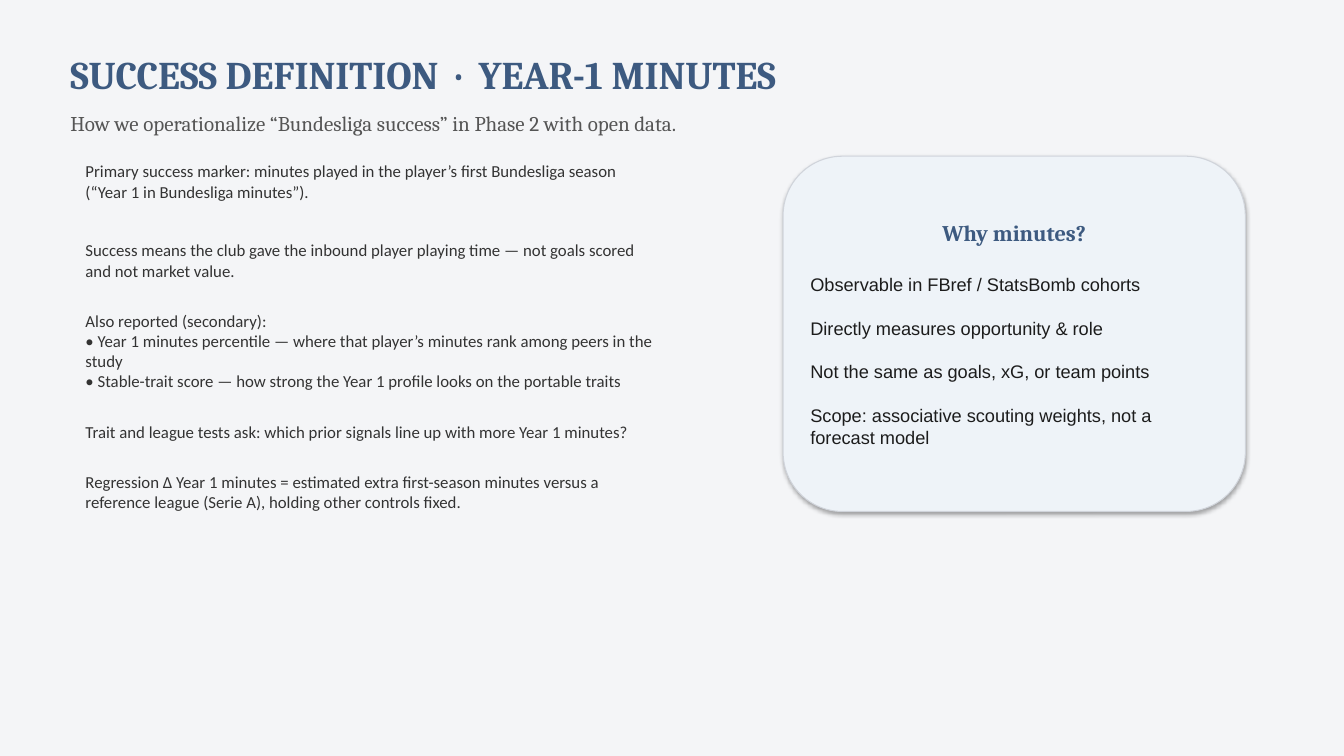
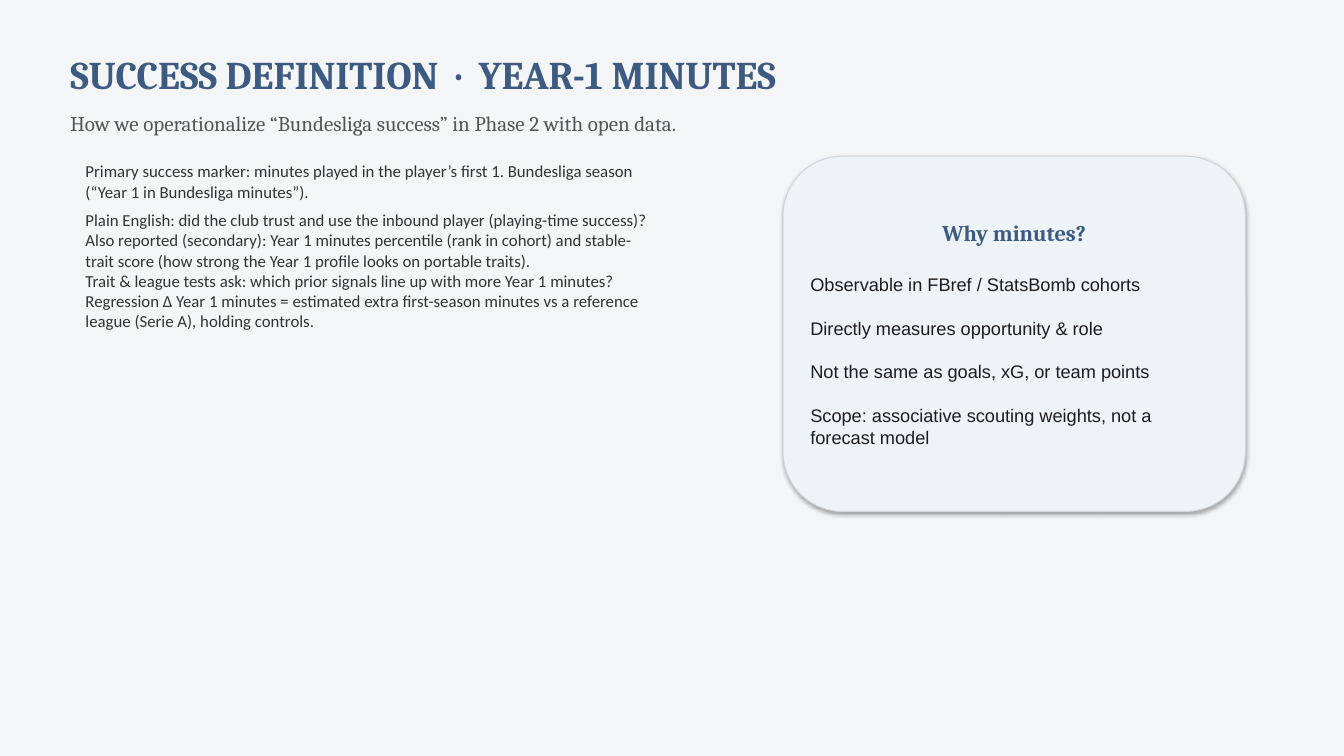
Before and after one commit to colbymorris08/bundesliga-transfer-traits, a slide deck: slide 14 of bundesliga_transfer_traits.pptx. Drawn at 1344x756 pixels with LibreOffice and Linux fonts; fonts in the diff are those of the drawing. Boxes give left, top, right and bottom in pixels: in the first picture for what was removed or moved away, otherwise in the second. Text is boxed around its words. In the diff, an @@ line names an element or a change of style, - is before the commit and + after.

```diff
--- a/bundesliga_transfer_traits.pptx
+++ b/bundesliga_transfer_traits.pptx
@@ text at (85,165,646,330): text changed @@
-Primary success marker: minutes played in the player’s first Bundesliga season (“Year 1 in Bundesliga minutes”).
-Success means the club gave the inbound player playing time — not goals scored and not market value.
-Also reported (secondary):
-• Year 1 minutes percentile — where that player’s minutes rank among peers in the study
-• Stable-trait score — how strong the Year 1 profile looks on the portable traits
-Trait and league tests ask: which prior signals line up with more Year 1 minutes?
-Regression Δ Year 1 minutes = estimated extra first-season minutes versus a reference league (Serie A), holding other controls fixed.
+Primary success marker: minutes played in the player’s first 1. Bundesliga season (“Year 1 in Bundesliga minutes”).
+Plain English: did the club trust and use the inbound player (playing-time success)?
+Also reported (secondary): Year 1 minutes percentile (rank in cohort) and stable-trait score (how strong the Year 1 profile looks on portable traits).
+Trait & league tests ask: which prior signals line up with more Year 1 minutes?
+Regression Δ Year 1 minutes = estimated extra first-season minutes vs a reference league (Serie A), holding controls.
```
Also in this commit, not shown: 13 other slides changed.
